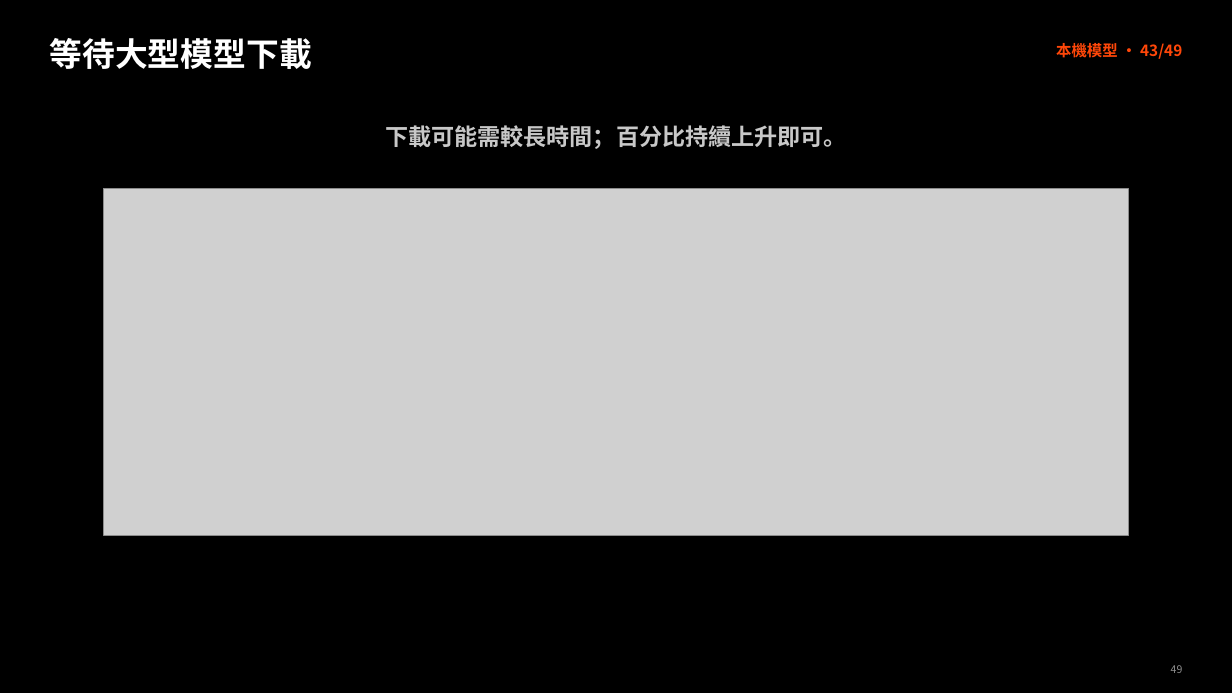
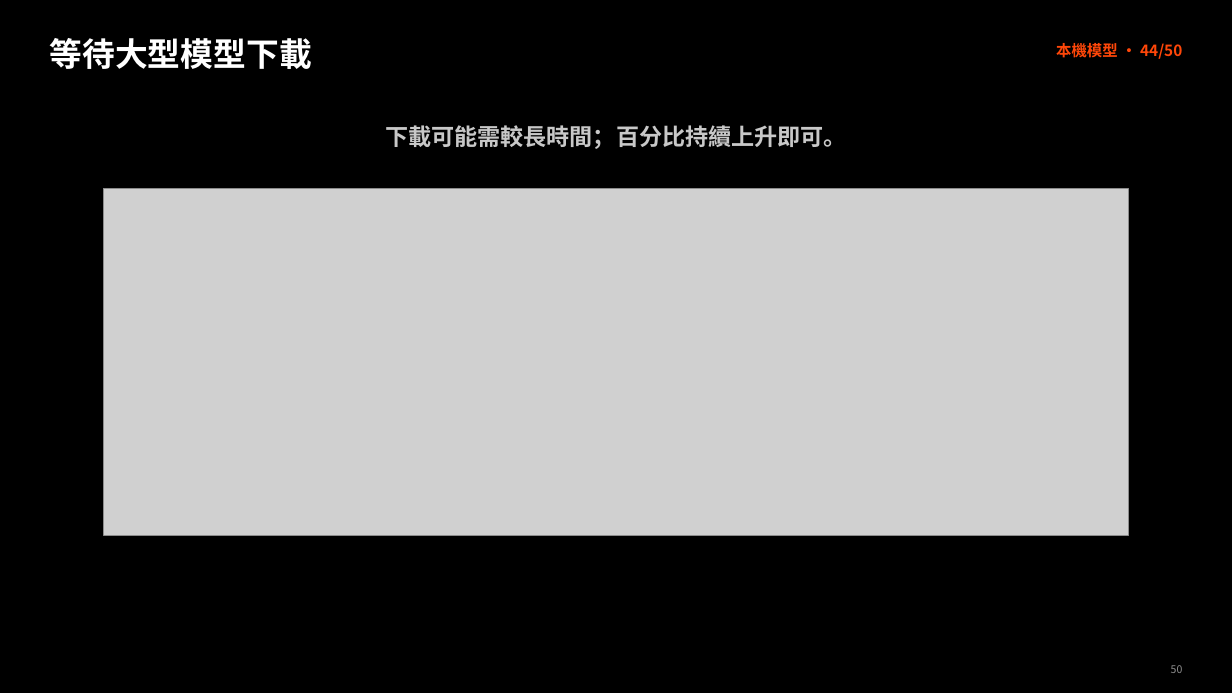
Before and after one commit to lee0401g/project-delivery_3LM, a slide deck: slide 50 of 地端AI建置實作.pptx (slide 49 before the commit). Drawn at 1232x693 pixels with LibreOffice and Linux fonts; fonts in the diff are those of the drawing; grey boxes stand for pictures. Boxes give left, top, right and bottom in pixels: in the first picture for what was removed or moved away, otherwise in the second. Text is boxed around its words. In the diff, an @@ line names an element or a change of style, - is before the commit and + after.

```diff
--- a/地端AI建置實作.pptx
+++ b/地端AI建置實作.pptx
@@ text at [1056, 43, 1182, 59]: text changed @@
-本機模型 · 43/49
+本機模型 · 44/50
@@ text at [1171, 665, 1183, 673]: text changed @@
-49
+50
```
Also in this commit, not shown: 51 other slides changed, 4 slides added, 2 slides removed, 2 other files.
